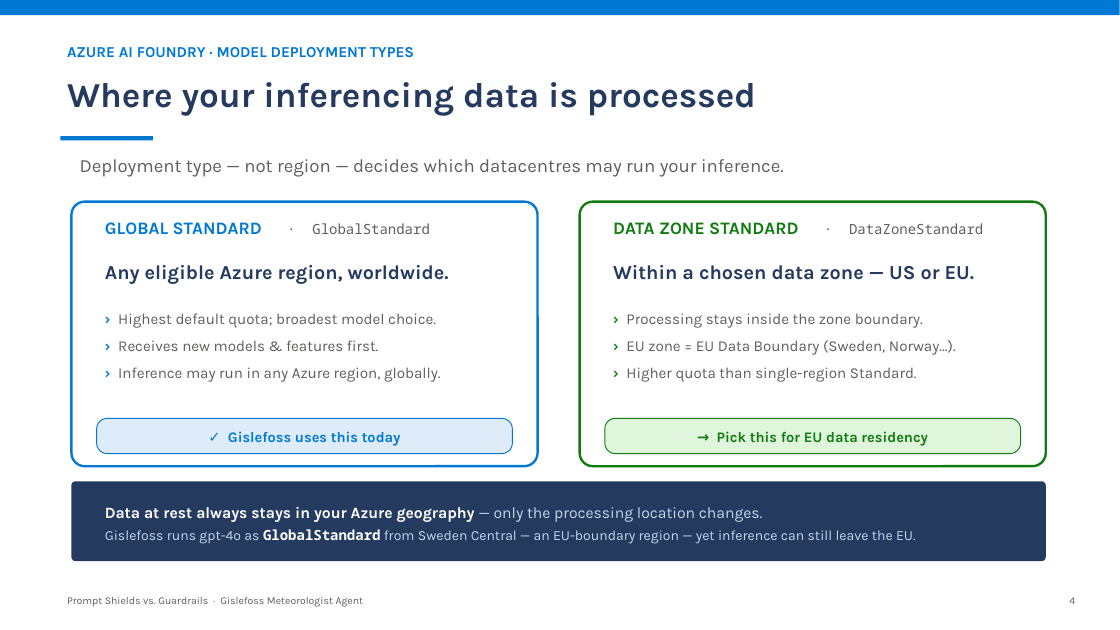
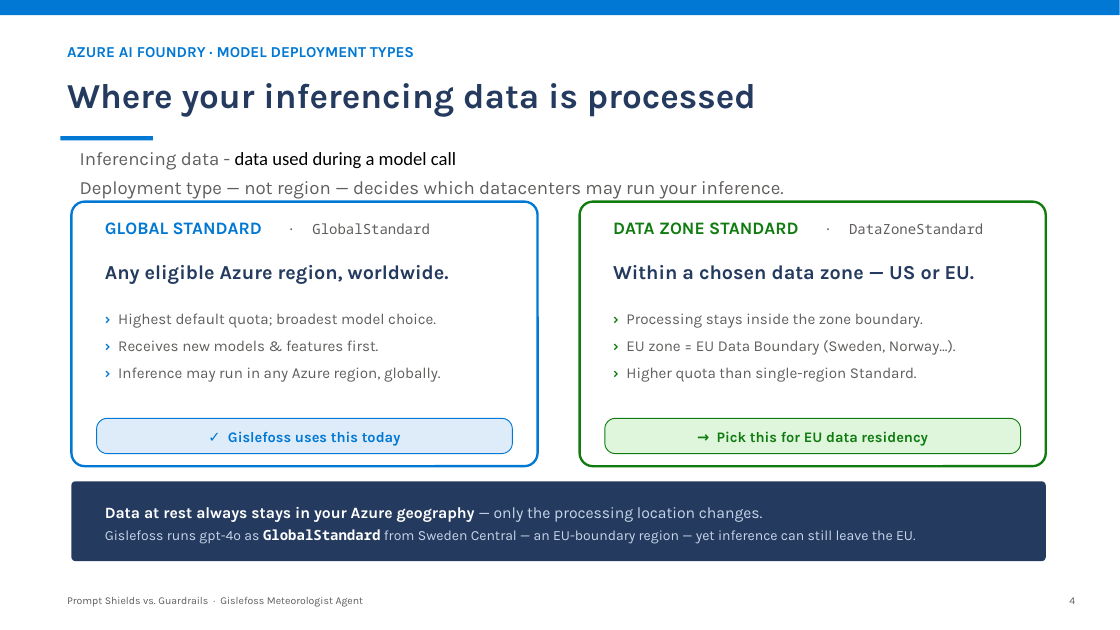
Before and after one commit to mchudinov/Gislefoss, a slide deck: slide 4 of docs/prompt-shields-vs-guardrails.pptx. Drawn at 1120x630 pixels with LibreOffice and Linux fonts; fonts in the diff are those of the drawing. Boxes give left, top, right and bottom in pixels: in the first picture for what was removed or moved away, otherwise in the second. Text is boxed around its words. In the diff, an @@ line names an element or a change of style, - is before the commit and + after.

Commit message:
Small changes in presento.

```diff
--- a/docs/prompt-shields-vs-guardrails.pptx
+++ b/docs/prompt-shields-vs-guardrails.pptx
@@ text at [80, 152, 784, 199]: text changed @@
-Deployment type — not region — decides which datacentres may run your inference.
+Inferencing data - data used during a model call
+Deployment type — not region — decides which datacenters may run your inference.
```
